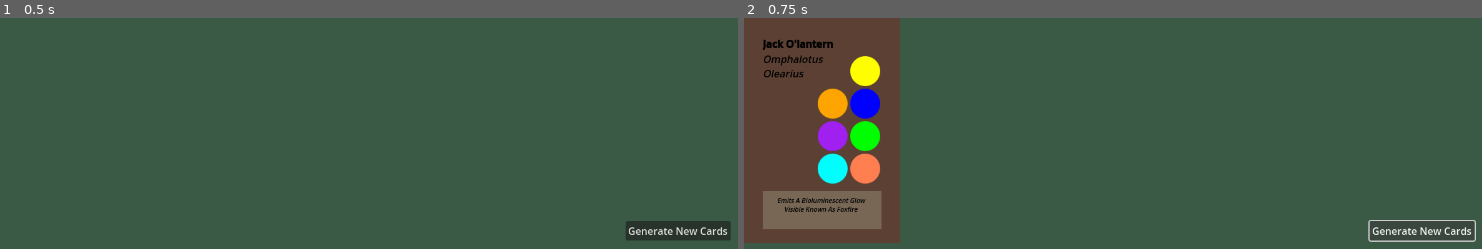
Above: before the commit, frames 1-2 (left to right).
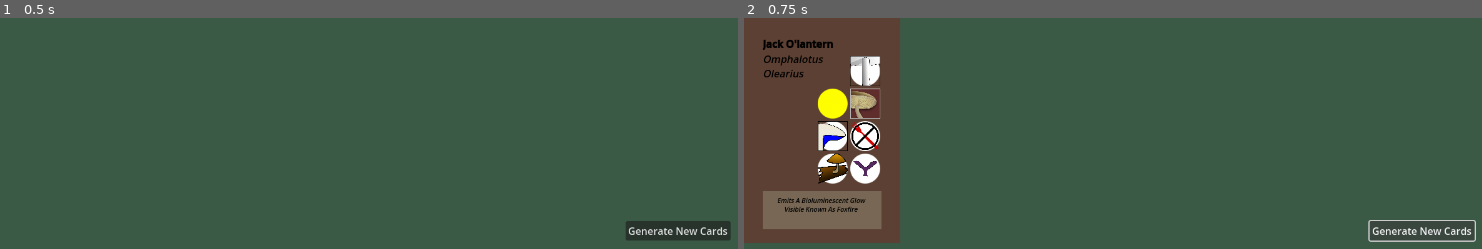
Above: after the commit, the same moments.

Repository: cyschneck/enoki-dokie
Game: Godot game, scene res://scenes/main.tscn
Same seed, same stepped clock (60 frames per second), same inputs: the game is played once before the commit and once after it.
Inputs:
- Up to frame 1 (0.5 s): no input
- Up to frame 2 (0.75 s): click "Generate New Cards" at 0.5 s

Frame 1 is identical in both runs. In frame 2, 3.2% of the frame differs, in the area x 10-19%, y 16-72%.

Commit message:
set card features dynamically from JSON

Diff:
--- a/enoki-dokie/scenes/card.tscn
+++ b/enoki-dokie/scenes/card.tscn
@@ -55,30 +55,101 @@
 [node name="CapType" type="TextureRect" parent="BackgroundColor/MushroomItems"]
 layout_mode = 2
 texture = ExtResource("1_mrost")
+expand_mode = 1
+
+[node name="TextureRect" type="TextureRect" parent="BackgroundColor/MushroomItems/CapType"]
+layout_mode = 1
+anchors_preset = 15
+anchor_right = 1.0
+anchor_bottom = 1.0
+grow_horizontal = 2
+grow_vertical = 2
+expand_mode = 1
+flip_v = true
 
 [node name="EcologicalType" type="TextureRect" parent="BackgroundColor/MushroomItems"]
 layout_mode = 2
 texture = ExtResource("1_mrost")
 
+[node name="TextureRect" type="TextureRect" parent="BackgroundColor/MushroomItems/EcologicalType"]
+layout_mode = 1
+anchors_preset = 15
+anchor_right = 1.0
+anchor_bottom = 1.0
+grow_horizontal = 2
+grow_vertical = 2
+expand_mode = 1
+flip_v = true
+
 [node name="EdibleType" type="TextureRect" parent="BackgroundColor/MushroomItems"]
 layout_mode = 2
 texture = ExtResource("1_mrost")
+
+[node name="TextureRect" type="TextureRect" parent="BackgroundColor/MushroomItems/EdibleType"]
+layout_mode = 1
+anchors_preset = 15
+anchor_right = 1.0
+anchor_bottom = 1.0
+grow_horizontal = 2
+grow_vertical = 2
+expand_mode = 1
+flip_v = true
 
 [node name="GillType" type="TextureRect" parent="BackgroundColor/MushroomItems"]
 layout_mode = 2
 texture = ExtResource("1_mrost")
 
+[node name="TextureRect" type="TextureRect" parent="BackgroundColor/MushroomItems/GillType"]
+layout_mode = 1
+anchors_preset = 15
+anchor_right = 1.0
+anchor_bottom = 1.0
+grow_horizontal = 2
+grow_vertical = 2
+expand_mode = 1
+flip_v = true
+
 [node name="HymeniumType" type="TextureRect" parent="BackgroundColor/MushroomItems"]
 layout_mode = 2
 texture = ExtResource("1_mrost")
+
+[node name="TextureRect" type="TextureRect" parent="BackgroundColor/MushroomItems/HymeniumType"]
+layout_mode = 1
+anchors_preset = 15
+anchor_right = 1.0
+anchor_bottom = 1.0
+grow_horizontal = 2
+grow_vertical = 2
+expand_mode = 1
+flip_v = true
 
 [node name="SporeColor" type="TextureRect" parent="BackgroundColor/MushroomItems"]
 layout_mode = 2
 texture = ExtResource("1_mrost")
 
+[node name="TextureRect" type="TextureRect" parent="BackgroundColor/MushroomItems/SporeColor"]
+layout_mode = 1
+anchors_preset = 15
+anchor_right = 1.0
+anchor_bottom = 1.0
+grow_horizontal = 2
+grow_vertical = 2
+expand_mode = 1
+flip_v = true
+
 [node name="StipeType" type="TextureRect" parent="BackgroundColor/MushroomItems"]
 layout_mode = 2
 texture = ExtResource("1_mrost")
+
+[node name="TextureRect" type="TextureRect" parent="BackgroundColor/MushroomItems/StipeType"]
+layout_mode = 1
+anchors_preset = 15
+anchor_right = 1.0
+anchor_bottom = 1.0
+grow_horizontal = 2
+grow_vertical = 2
+expand_mode = 1
+flip_v = true
 
 [node name="ColorRect" type="ColorRect" parent="BackgroundColor"]
 layout_mode = 2
--- a/enoki-dokie/scripts/card.gd
+++ b/enoki-dokie/scripts/card.gd
@@ -1,6 +1,7 @@
 extends Node2D
 
 const DEFAULT_ICON = preload("res://sprites/circle-48.png")
+const CARD_FEATURES_ICON = "res://sprites/card_features/"
 
 enum CAP_TYPE{CAMPANULATE, CONCICAL, CONVEX, DEPRESSED, FLAT, INFUNDIBULIFORM, OFFSET, OVATE, UMBILLICATE, UMBONATE, NONE, NA}
 enum GILL_TYPE{ADNATE, ADNEXED, DECURRENT, EMARGINATE, FREE, SECEDING, SINUATE, SUBDECURRENT, NONE, NA}
@@ -37,22 +38,37 @@
 		match item.name:
 			"CapType":
 				item.texture = DEFAULT_ICON
-				item.modulate = Color.CORAL
+				item.get_child(0).texture = load(CARD_FEATURES_ICON + "capShape_" + CAP_TYPE.keys()[capType].to_lower() + ".png")
 			"EcologicalType":
 				item.texture = DEFAULT_ICON
-				item.modulate = Color.AQUA
+				item.get_child(0).texture = load(CARD_FEATURES_ICON + "ecologicalType_" + ECOLOGICAL_TYPE.keys()[ecologicalType].to_lower() + ".png")
 			"EdibleType":
 				item.texture = DEFAULT_ICON
-				item.modulate = Color.GREEN
+				item.get_child(0).texture = load(CARD_FEATURES_ICON + "edibleType_" + EDIBLE_TYPE.keys()[edibleType].to_lower() + ".png")
 			"GillType":
 				item.texture = DEFAULT_ICON
-				item.modulate = Color.PURPLE
+				item.get_child(0).texture = load(CARD_FEATURES_ICON + "gillType_" + GILL_TYPE.keys()[gillType].to_lower() + ".png")
 			"HymeniumType":
 				item.texture = DEFAULT_ICON
-				item.modulate = Color.BLUE
+				item.get_child(0).texture = load(CARD_FEATURES_ICON + "hymeniumType_" + HYMENIUM_TYPE.keys()[hymeniumType].to_lower() + ".png")
 			"SporeColor":
 				item.texture = DEFAULT_ICON
-				item.modulate = Color.ORANGE
+				# WHITE, PURPLE, YELLOW, BROWN, PINK, BLACK, GREEN
+				match sporeColor:
+					SPORE_COLOR.WHITE:
+						item.modulate = Color.WHITE
+					SPORE_COLOR.PURPLE:
+						item.modulate = Color.PURPLE
+					SPORE_COLOR.YELLOW:
+						item.modulate = Color.YELLOW
+					SPORE_COLOR.BROWN:
+						item.modulate = Color.BROWN
+					SPORE_COLOR.PINK:
+						item.modulate = Color.PINK
+					SPORE_COLOR.BLACK:
+						item.modulate = Color.BLACK
+					SPORE_COLOR.GREEN:
+						item.modulate = Color.GREEN
 			"StipeType":
 				item.texture = DEFAULT_ICON
-				item.modulate = Color.YELLOW
+				item.get_child(0).texture = load(CARD_FEATURES_ICON + "stipeType_" + STIPE_TYPE.keys()[stipeType].to_lower() + ".png")
--- a/enoki-dokie/scripts/test_button.gd
+++ b/enoki-dokie/scripts/test_button.gd
@@ -12,11 +12,11 @@
 	var cards_to_make = ["death cap", "mica cap", "birch polypore", "jack o'lantern"]
 	for card_name in cards_to_make:
 		var mushroom_card = CARD_PREFAB.instantiate()
-		mushroom_card.name = card_name.capitalize()
-		set_card(card_name, mushroom_card)
+		set_card_characteristics(card_name, mushroom_card)
 		card_manager.add_child(mushroom_card)
 
-func set_card(mushroom_name: String, mushroom_card: Object):
+func set_card_characteristics(mushroom_name: String, mushroom_card: Object):
+	mushroom_card.name = mushroom_name.capitalize()
 	var json_data_dict = card_manager.cards[mushroom_name]
 	mushroom_card.commonName = mushroom_name.capitalize()
 	mushroom_card.scientificName = json_data_dict["scientific name"].capitalize()
Renamed: enoki-dokie/sprites/card_features/capShape_no_cap.png -> enoki-dokie/sprites/card_features/capShape_none.png
Not shown, added: enoki-dokie/sprites/card_features/capShape_none.png.import
Binary file added: enoki-dokie/sprites/card_features/ecologicalType_mycorrhizal.png
Not shown, added: enoki-dokie/sprites/card_features/ecologicalType_mycorrhizal.png.import
Binary file added: enoki-dokie/sprites/card_features/ecologicalType_parasitic.png
Not shown, added: enoki-dokie/sprites/card_features/ecologicalType_parasitic.png.import
Binary file added: enoki-dokie/sprites/card_features/ecologicalType_saprotrophic.png
Not shown, changed: enoki-dokie/sprites/card_features/ecologicalType_saprotrophic.png.import
Binary file added: enoki-dokie/sprites/card_features/edibleType_choice.png
Not shown, added: enoki-dokie/sprites/card_features/edibleType_choice.png.import
Binary file added: enoki-dokie/sprites/card_features/edibleType_deadly.png
Not shown, added: enoki-dokie/sprites/card_features/edibleType_deadly.png.import
(and 10 more such lines)
